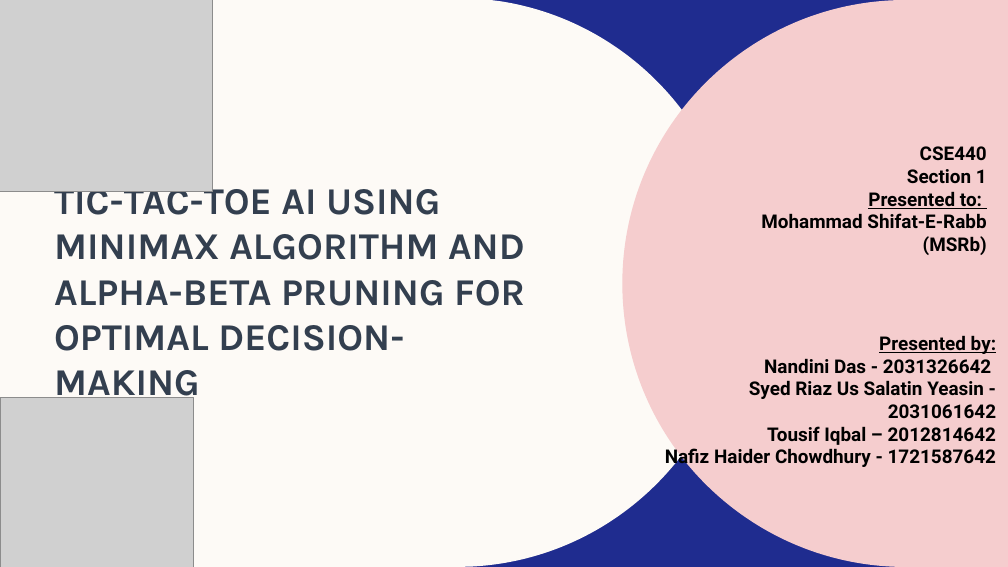
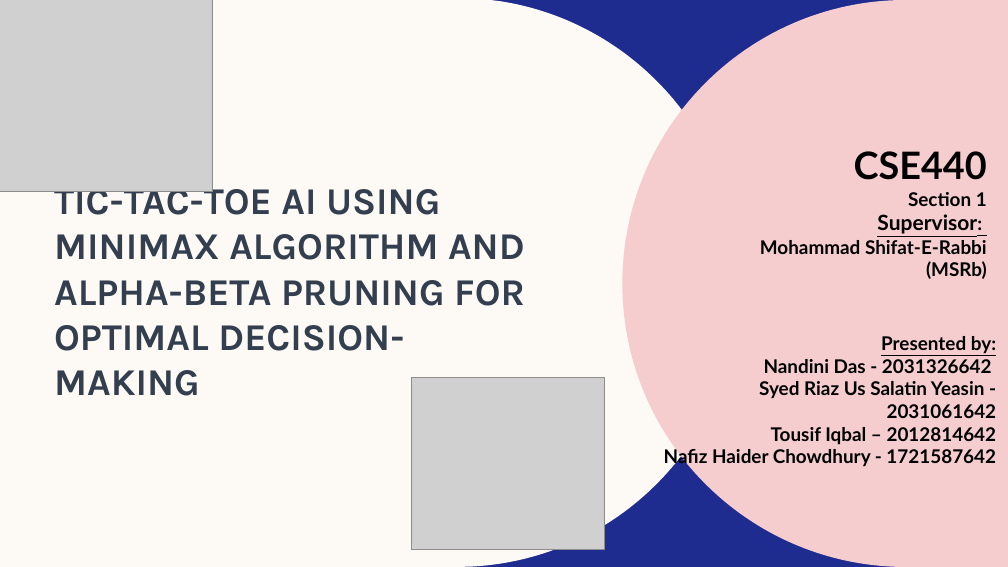
Before and after one commit to haiderCho/CSE440-Project-TTTAI, a slide deck: slide 1 of others/final-presentation.pptx. Drawn at 1008x567 pixels with LibreOffice and Linux fonts; fonts in the diff are those of the drawing; grey boxes stand for pictures; background and template pictures are left out. Boxes give left, top, right and bottom in pixels: in the first picture for what was removed or moved away, otherwise in the second. Text is boxed around its words. In the diff, an @@ line names an element or a change of style, - is before the commit and + after.

```diff
--- a/others/final-presentation.pptx
+++ b/others/final-presentation.pptx
@@ text at bbox=[854, 151, 987, 206]: size 18 to 36 pt in "CSE440"; font Roboto to Lato in "CSE440", "Section 1" @@
@@ text at bbox=[760, 214, 987, 279]: text changed; font Roboto to Lato @@
-  Presented to:
-  Mohammad Shifat-E-Rabb (MSRb)
+  Supervisor:
+  Mohammad Shifat-E-Rabbi (MSRb)
@@ subtitle "Presented by: Nandini Das - ..." at bbox=[664, 336, 997, 468]: font Roboto to Lato @@
@@ picture added at bbox=[411, 378, 604, 550] @@
@@ picture removed at bbox=[0, 398, 193, 567] @@
```
